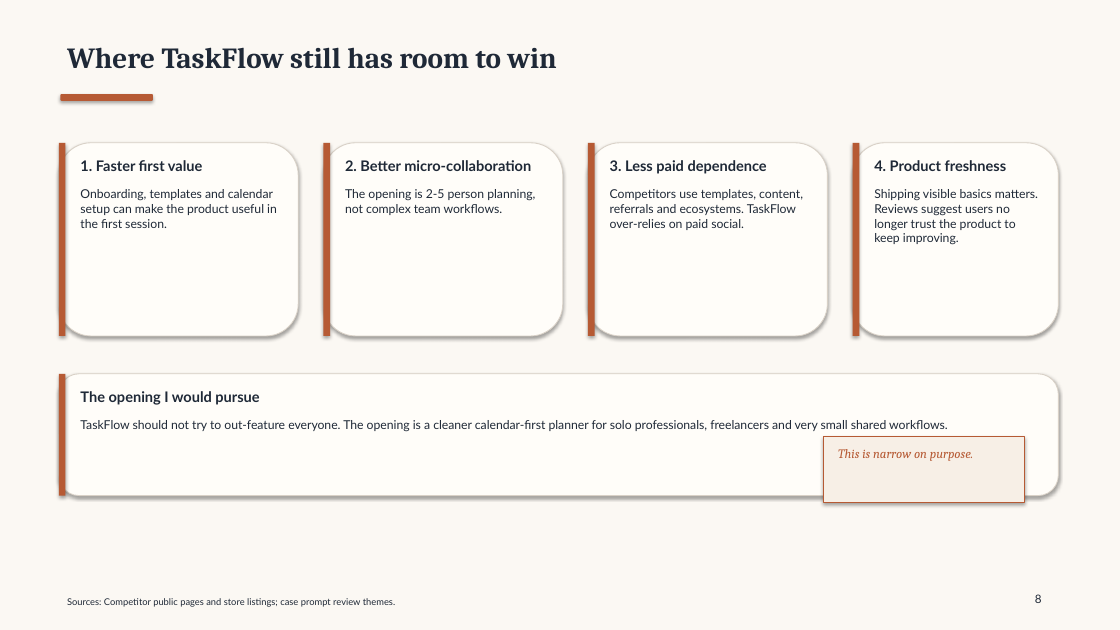
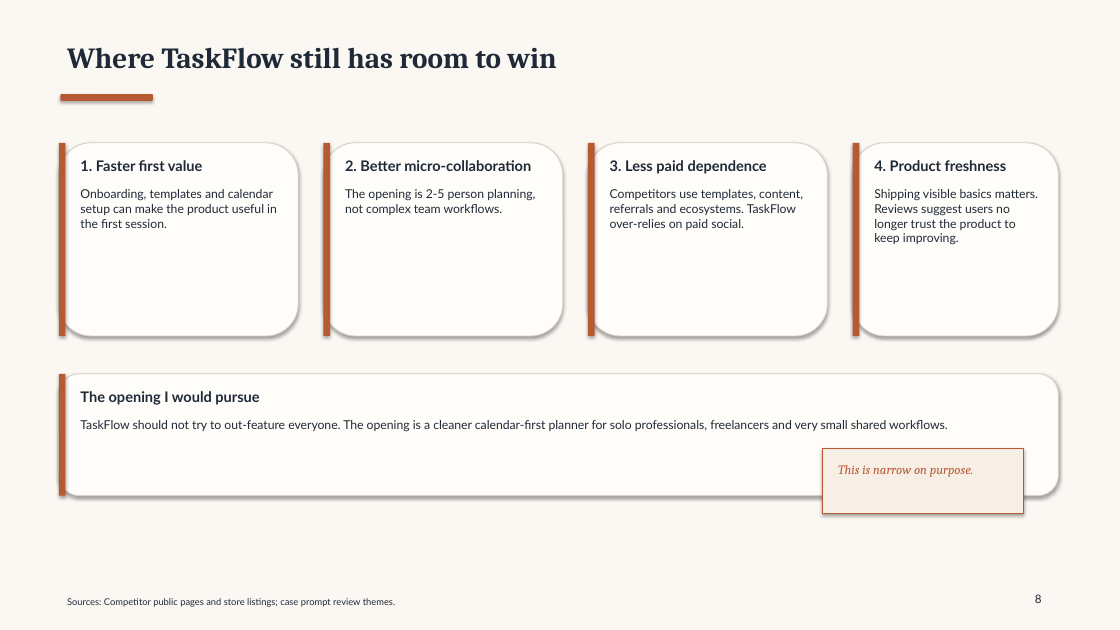
Before and after one commit to TEZv/Genesis-Academy_Strategy-Operations-School-2.0-Case-Task, a slide deck: slide 8 of deliverables/taskflow-case-presentation.pptx. Drawn at 1120x630 pixels with LibreOffice and Linux fonts; fonts in the diff are those of the drawing. Boxes give left, top, right and bottom in pixels: in the first picture for what was removed or moved away, otherwise in the second. Text is boxed around its words. In the diff, an @@ line names an element or a change of style, - is before the commit and + after.

```diff
--- a/deliverables/taskflow-case-presentation.pptx
+++ b/deliverables/taskflow-case-presentation.pptx
@@ rectangle: place and size @@
-rectangle at (823, 437, 1025, 502)
+rectangle at (823, 449, 1024, 514)
@@ text "This is narrow on purpose.": place and size @@
-text "This is narrow on purpose." at (838, 449, 973, 461)
+text "This is narrow on purpose." at (838, 465, 973, 477)
```
Also in this commit, not shown: 7 other slides changed, 1 other file.
